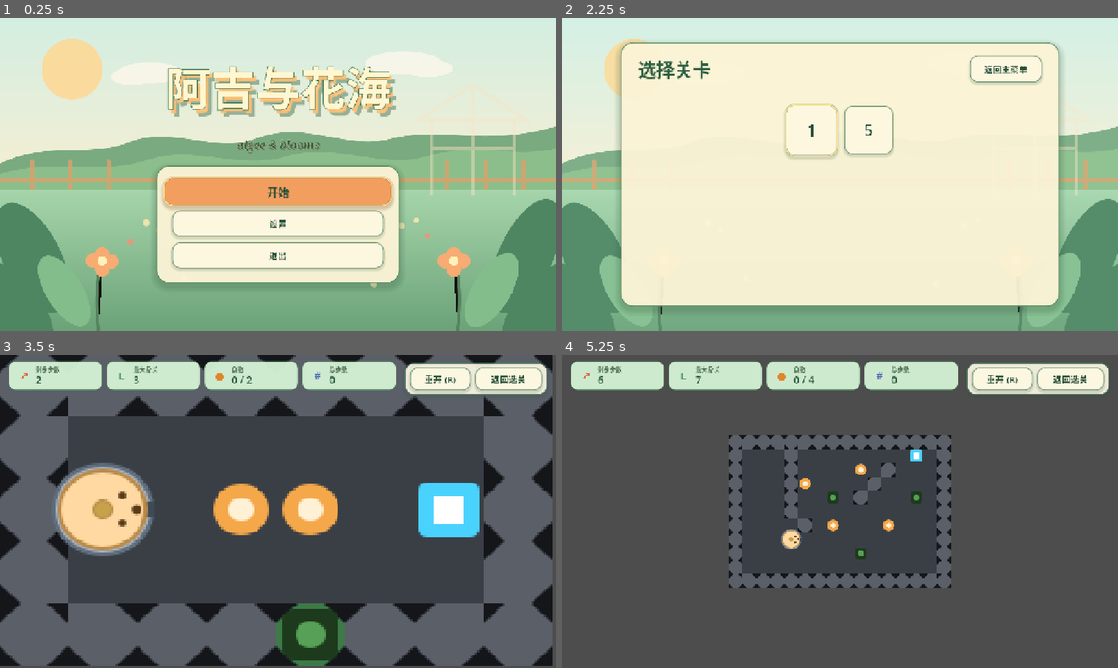
Above: before the commit, frames 1-4 (two rows, left to right).
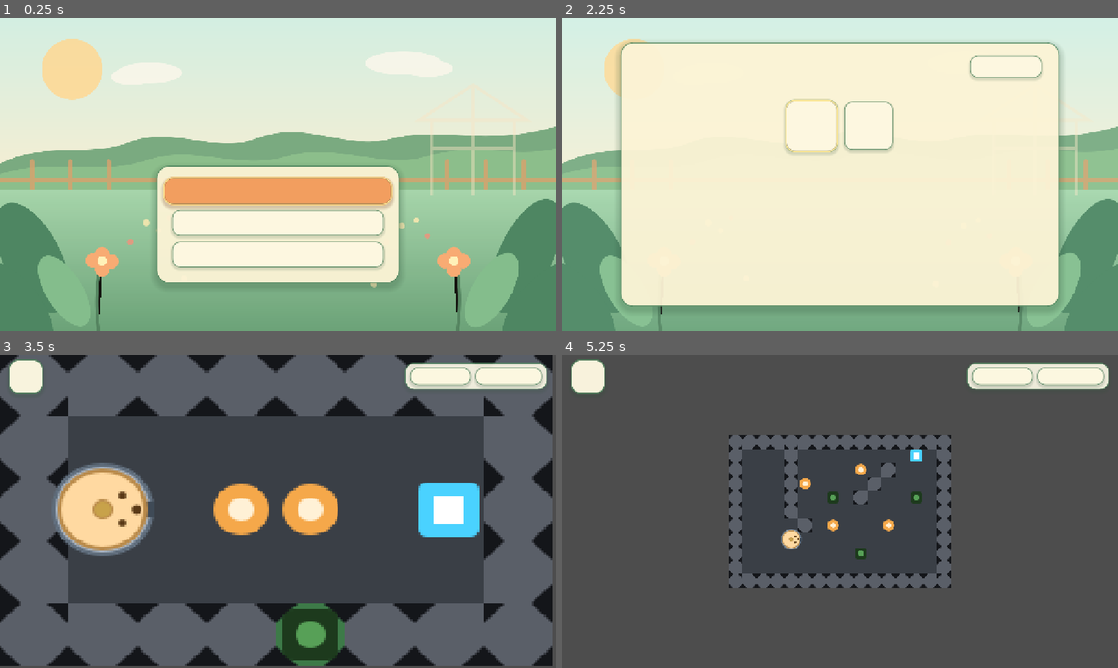
Above: after the commit, the same moments.

Repository: YICIYUAN-GAME-DEPARTMENT/Growth
Game: Godot game, scene res://Scenes/UI/MainMenu.tscn
The game is run twice, just before and just after one commit, with the same random seed, the same clock (stepped at 60 frames per second) and the same inputs.
Inputs:
- Up to frame 1 (0.25 s): no input
- Up to frame 2 (2.25 s): click "开始" at 0.5 s; click "返回主菜单" at 1.25 s; click "开始" at 2 s
- Up to frame 3 (3.5 s): click "1" at 2.75 s
- Up to frame 4 (5.25 s): click "重开 (R)" (after the commit: "重开") at 3.5 s; click "返回选关" (after the commit: "选关") at 4.25 s; click "5" at 5 s

The runs differ from the first frame. In frame 1, 6.6% of the frame differs, in the area x 29-72%, y 15-81%; in frame 2, 1.5%; in frame 3, 7.3%, in the area x 1-99%, y 1-13%; in frame 4, 7.2%.

Commit message:
feat(ui): 精简关卡 HUD 并接入卡通字体

Diff:
--- a/Scenes/UI/LevelHUD.tscn
+++ b/Scenes/UI/LevelHUD.tscn
@@ -27,162 +27,22 @@
 grow_horizontal = 2
 mouse_filter = 2
 
-[node name="Stats" type="HBoxContainer" parent="Root/TopArea"]
+[node name="RemainingCard" type="PanelContainer" parent="Root/TopArea"]
 layout_mode = 1
 offset_left = 20.0
-offset_top = 14.0
-offset_right = 912.0
-offset_bottom = 80.0
+offset_top = 10.0
+offset_right = 100.0
+offset_bottom = 90.0
 mouse_filter = 2
-theme_override_constants/separation = 10
-
-[node name="RemainingCard" type="PanelContainer" parent="Root/TopArea/Stats"]
-custom_minimum_size = Vector2(190, 66)
-layout_mode = 2
-size_flags_horizontal = 3
-theme_type_variation = &"StatPill"
-
-[node name="Content" type="HBoxContainer" parent="Root/TopArea/Stats/RemainingCard"]
-layout_mode = 2
-theme_override_constants/separation = 10
-
-[node name="Icon" type="Label" parent="Root/TopArea/Stats/RemainingCard/Content"]
-custom_minimum_size = Vector2(34, 34)
-layout_mode = 2
-theme_override_colors/font_color = Color(0.827, 0.376, 0.196, 1)
-theme_override_font_sizes/font_size = 24
-text = "↗"
+theme_type_variation = &"CounterCard"
+
+[node name="RemainingValue" type="Label" parent="Root/TopArea/RemainingCard"]
+layout_mode = 2
+theme_override_colors/font_color = Color(0.157, 0.345, 0.231, 1)
+theme_override_font_sizes/font_size = 40
+text = "2"
 horizontal_alignment = 1
 vertical_alignment = 1
-
-[node name="Text" type="VBoxContainer" parent="Root/TopArea/Stats/RemainingCard/Content"]
-layout_mode = 2
-size_flags_horizontal = 3
-theme_override_constants/separation = -3
-alignment = 1
-
-[node name="Name" type="Label" parent="Root/TopArea/Stats/RemainingCard/Content/Text"]
-layout_mode = 2
-theme_override_colors/font_color = Color(0.337, 0.463, 0.365, 1)
-theme_override_font_sizes/font_size = 14
-text = "剩余步数"
-
-[node name="Value" type="Label" parent="Root/TopArea/Stats/RemainingCard/Content/Text"]
-layout_mode = 2
-theme_override_colors/font_color = Color(0.157, 0.345, 0.231, 1)
-theme_override_font_sizes/font_size = 23
-text = "2"
-
-[node name="LengthCard" type="PanelContainer" parent="Root/TopArea/Stats"]
-custom_minimum_size = Vector2(190, 66)
-layout_mode = 2
-size_flags_horizontal = 3
-theme_type_variation = &"StatPill"
-
-[node name="Content" type="HBoxContainer" parent="Root/TopArea/Stats/LengthCard"]
-layout_mode = 2
-theme_override_constants/separation = 10
-
-[node name="Icon" type="Label" parent="Root/TopArea/Stats/LengthCard/Content"]
-custom_minimum_size = Vector2(34, 34)
-layout_mode = 2
-theme_override_colors/font_color = Color(0.263, 0.561, 0.376, 1)
-theme_override_font_sizes/font_size = 24
-text = "L"
-horizontal_alignment = 1
-vertical_alignment = 1
-
-[node name="Text" type="VBoxContainer" parent="Root/TopArea/Stats/LengthCard/Content"]
-layout_mode = 2
-size_flags_horizontal = 3
-theme_override_constants/separation = -3
-alignment = 1
-
-[node name="Name" type="Label" parent="Root/TopArea/Stats/LengthCard/Content/Text"]
-layout_mode = 2
-theme_override_colors/font_color = Color(0.337, 0.463, 0.365, 1)
-theme_override_font_sizes/font_size = 14
-text = "最大身长"
-
-[node name="Value" type="Label" parent="Root/TopArea/Stats/LengthCard/Content/Text"]
-layout_mode = 2
-theme_override_colors/font_color = Color(0.157, 0.345, 0.231, 1)
-theme_override_font_sizes/font_size = 23
-text = "3"
-
-[node name="FoodCard" type="PanelContainer" parent="Root/TopArea/Stats"]
-custom_minimum_size = Vector2(190, 66)
-layout_mode = 2
-size_flags_horizontal = 3
-theme_type_variation = &"StatPill"
-
-[node name="Content" type="HBoxContainer" parent="Root/TopArea/Stats/FoodCard"]
-layout_mode = 2
-theme_override_constants/separation = 10
-
-[node name="Icon" type="Label" parent="Root/TopArea/Stats/FoodCard/Content"]
-custom_minimum_size = Vector2(34, 34)
-layout_mode = 2
-theme_override_colors/font_color = Color(0.875, 0.525, 0.161, 1)
-theme_override_font_sizes/font_size = 24
-text = "●"
-horizontal_alignment = 1
-vertical_alignment = 1
-
-[node name="Text" type="VBoxContainer" parent="Root/TopArea/Stats/FoodCard/Content"]
-layout_mode = 2
-size_flags_horizontal = 3
-theme_override_constants/separation = -3
-alignment = 1
-
-[node name="Name" type="Label" parent="Root/TopArea/Stats/FoodCard/Content/Text"]
-layout_mode = 2
-theme_override_colors/font_color = Color(0.337, 0.463, 0.365, 1)
-theme_override_font_sizes/font_size = 14
-text = "食物"
-
-[node name="Value" type="Label" parent="Root/TopArea/Stats/FoodCard/Content/Text"]
-layout_mode = 2
-theme_override_colors/font_color = Color(0.157, 0.345, 0.231, 1)
-theme_override_font_sizes/font_size = 23
-text = "0 / 0"
-
-[node name="StepsCard" type="PanelContainer" parent="Root/TopArea/Stats"]
-custom_minimum_size = Vector2(190, 66)
-layout_mode = 2
-size_flags_horizontal = 3
-theme_type_variation = &"StatPill"
-
-[node name="Content" type="HBoxContainer" parent="Root/TopArea/Stats/StepsCard"]
-layout_mode = 2
-theme_override_constants/separation = 10
-
-[node name="Icon" type="Label" parent="Root/TopArea/Stats/StepsCard/Content"]
-custom_minimum_size = Vector2(34, 34)
-layout_mode = 2
-theme_override_colors/font_color = Color(0.353, 0.455, 0.722, 1)
-theme_override_font_sizes/font_size = 22
-text = "#"
-horizontal_alignment = 1
-vertical_alignment = 1
-
-[node name="Text" type="VBoxContainer" parent="Root/TopArea/Stats/StepsCard/Content"]
-layout_mode = 2
-size_flags_horizontal = 3
-theme_override_constants/separation = -3
-alignment = 1
-
-[node name="Name" type="Label" parent="Root/TopArea/Stats/StepsCard/Content/Text"]
-layout_mode = 2
-theme_override_colors/font_color = Color(0.337, 0.463, 0.365, 1)
-theme_override_font_sizes/font_size = 14
-text = "总步数"
-
-[node name="Value" type="Label" parent="Root/TopArea/Stats/StepsCard/Content/Text"]
-layout_mode = 2
-theme_override_colors/font_color = Color(0.157, 0.345, 0.231, 1)
-theme_override_font_sizes/font_size = 23
-text = "0"
 
 [node name="ActionsPanel" type="PanelContainer" parent="Root/TopArea"]
 layout_mode = 1
@@ -204,13 +64,13 @@
 [node name="RestartBtn" type="Button" parent="Root/TopArea/ActionsPanel/Actions"]
 custom_minimum_size = Vector2(140, 42)
 layout_mode = 2
-text = "重开 (R)"
+text = "重开"
 script = ExtResource("4_button")
 
 [node name="BackBtn" type="Button" parent="Root/TopArea/ActionsPanel/Actions"]
 custom_minimum_size = Vector2(154, 42)
 layout_mode = 2
-text = "返回选关"
+text = "选关"
 script = ExtResource("4_button")
 vertical_alignment = 1
 
--- a/Scenes/UI/MainMenu.tscn
+++ b/Scenes/UI/MainMenu.tscn
@@ -1,14 +1,9 @@
-[gd_scene load_steps=6 format=3 uid="uid://dd3mbxs2w5h0c"]
+[gd_scene load_steps=5 format=3 uid="uid://dd3mbxs2w5h0c"]
 
 [ext_resource type="Script" uid="uid://cixd5fvjv8kyn" path="res://Scripts/UI/MainMenu.gd" id="1_menu"]
 [ext_resource type="Texture2D" path="res://Art/UI/UI_Garden_Backdrop_01.svg" id="2_backdrop"]
 [ext_resource type="Theme" path="res://UI/Theme/GardenTheme.tres" id="3_theme"]
 [ext_resource type="Script" path="res://Scripts/UI/JuicyButton.gd" id="4_button"]
-[sub_resource type="SystemFont" id="FontSubtitle"]
-font_names = PackedStringArray("Georgia", "Times New Roman", "Noto Serif")
-font_italic = true
-font_weight = 500
-
 [node name="MainMenu" type="Control"]
 process_mode = 3
 layout_mode = 3
@@ -118,7 +113,6 @@
 theme_override_constants/outline_size = 2
 theme_override_constants/shadow_offset_x = 2
 theme_override_constants/shadow_offset_y = 3
-theme_override_fonts/font = SubResource("FontSubtitle")
 theme_override_font_sizes/font_size = 27
 text = "algee & blooms"
 horizontal_alignment = 1
--- a/Scripts/Systems/Level.gd
+++ b/Scripts/Systems/Level.gd
@@ -570,4 +570,4 @@
 
 func _update_hud() -> void:
 	var remaining_steps := maxi(max_len - trail.size(), 0)
-	_hud.update_stats(max_len, food_eaten, total_food, steps, remaining_steps)
+	_hud.update_remaining_steps(remaining_steps)
--- a/Scripts/UI/LevelHUD.gd
+++ b/Scripts/UI/LevelHUD.gd
@@ -4,10 +4,7 @@
 ## LevelHUD — 局内顶栏 + 结算覆盖（全部场景树布局；脚本只更新数值/显隐）
 ## ============================================================================
 
-@onready var _remaining_steps_value: Label = $Root/TopArea/Stats/RemainingCard/Content/Text/Value
-@onready var _max_len_value: Label = $Root/TopArea/Stats/LengthCard/Content/Text/Value
-@onready var _food_value: Label = $Root/TopArea/Stats/FoodCard/Content/Text/Value
-@onready var _steps_value: Label = $Root/TopArea/Stats/StepsCard/Content/Text/Value
+@onready var _remaining_steps_value: Label = $Root/TopArea/RemainingCard/RemainingValue
 @onready var _overlay: Control = $Root/Overlay
 @onready var _overlay_text: Label = $Root/Overlay/Center/Panel/Content/Text
 @onready var _restart: Button = $Root/TopArea/ActionsPanel/Actions/RestartBtn
@@ -41,16 +38,7 @@
 		get_viewport().set_input_as_handled()
 
 
-func update_stats(
-	max_len: int,
-	food_eaten: int,
-	total_food: int,
-	steps: int,
-	remaining_steps: int
-) -> void:
-	_max_len_value.text = str(max_len)
-	_food_value.text = "%d / %d" % [food_eaten, total_food]
-	_steps_value.text = str(steps)
+func update_remaining_steps(remaining_steps: int) -> void:
 	_remaining_steps_value.text = str(remaining_steps)
 
 
--- a/UI/Theme/GardenTheme.tres
+++ b/UI/Theme/GardenTheme.tres
@@ -1,4 +1,6 @@
-[gd_resource type="Theme" format=3 uid="uid://k3r1m0vyqv5q"]
+[gd_resource type="Theme" load_steps=15 format=3 uid="uid://k3r1m0vyqv5q"]
+
+[ext_resource type="FontFile" path="res://UI/Fonts/ZCOOLKuaiLe-Regular.ttf" id="1_cartoon"]
 
 [sub_resource type="StyleBoxFlat" id="StyleFocus"]
 bg_color = Color(0, 0, 0, 0)
@@ -197,7 +199,27 @@
 corner_radius_bottom_right = 15
 corner_radius_bottom_left = 15
 
+[sub_resource type="StyleBoxFlat" id="StyleCounterCard"]
+content_margin_left = 8.0
+content_margin_top = 8.0
+content_margin_right = 8.0
+content_margin_bottom = 8.0
+bg_color = Color(1, 0.976, 0.886, 0.96)
+border_width_left = 3
+border_width_top = 3
+border_width_right = 3
+border_width_bottom = 3
+border_color = Color(0.314, 0.514, 0.365, 0.82)
+corner_radius_top_left = 22
+corner_radius_top_right = 22
+corner_radius_bottom_right = 22
+corner_radius_bottom_left = 22
+shadow_color = Color(0.18, 0.31, 0.22, 0.2)
+shadow_size = 7
+shadow_offset = Vector2(0, 5)
+
 [resource]
+default_font = ExtResource("1_cartoon")
 default_font_size = 20
 Button/colors/font_color = Color(0.153, 0.31, 0.224, 1)
 Button/colors/font_focus_color = Color(0.153, 0.31, 0.224, 1)
@@ -208,6 +230,8 @@
 Button/styles/hover = SubResource("StyleButtonHover")
 Button/styles/normal = SubResource("StyleButtonNormal")
 Button/styles/pressed = SubResource("StyleButtonPressed")
+CounterCard/base_type = &"PanelContainer"
+CounterCard/styles/panel = SubResource("StyleCounterCard")
 GardenPanel/base_type = &"PanelContainer"
 GardenPanel/styles/panel = SubResource("StyleGardenPanel")
 HSeparator/styles/separator = SubResource("StyleSeparator")
Not shown, added: UI/Fonts/ZCOOLKuaiLe-OFL.txt
Binary file added: UI/Fonts/ZCOOLKuaiLe-Regular.ttf
Not shown, added: UI/Fonts/ZCOOLKuaiLe-Regular.ttf.import
Not shown, changed: docs/design/功能需求文档.md
Not shown, changed: docs/开发文档.md
